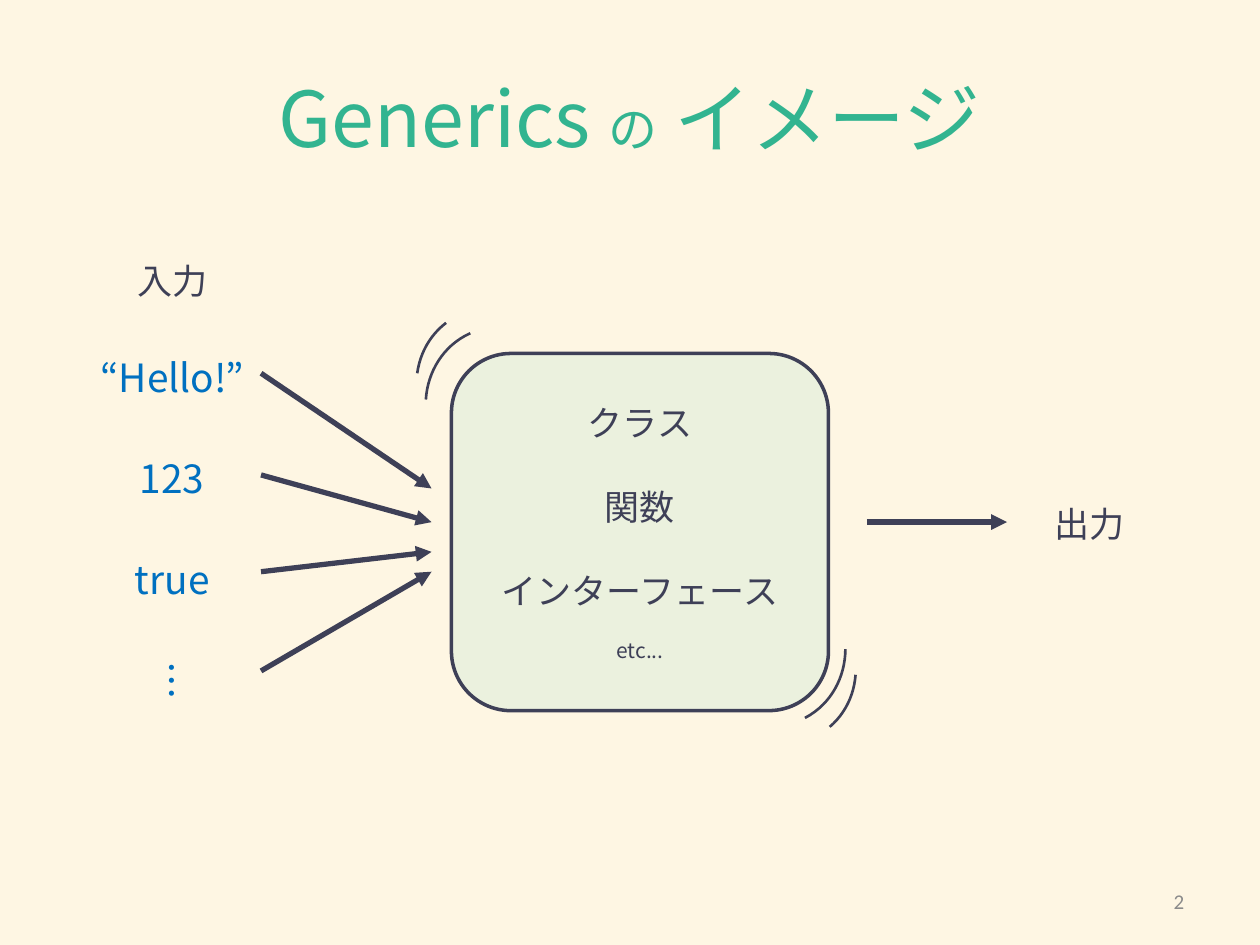
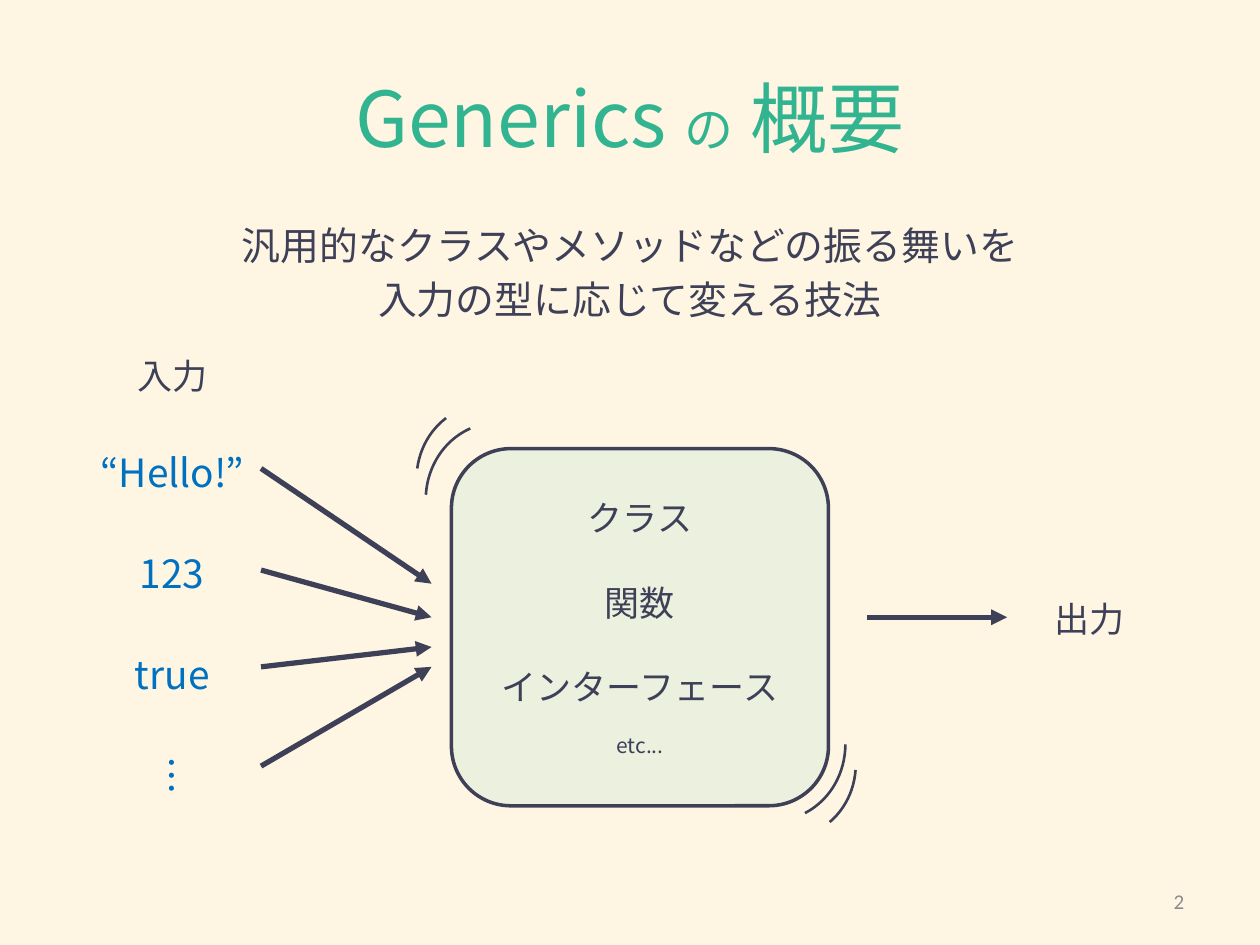
Before and after one commit to Hikari-Kubota/sandbox-todo-ts-angular, a slide deck: slide 2 of typescript/typescript_generics.pptx. Drawn at 1260x945 pixels with LibreOffice and Linux fonts; fonts in the diff are those of the drawing. Boxes give left, top, right and bottom in pixels: in the first picture for what was removed or moved away, otherwise in the second. Text is boxed around its words. In the diff, an @@ line names an element or a change of style, - is before the commit and + after.

Commit message:
Improve presentations.

```diff
--- a/typescript/typescript_generics.pptx
+++ b/typescript/typescript_generics.pptx
@@ title at (355,82,905,153): text changed @@
-Generics の イメージ
+Generics の 概要
@@ text added at (242,227,1018,317), 22.2 pt, text #3E4057 @@
+汎用的なクラスやメソッドなどの振る舞いを
+入力の型に応じて変える技法
@@ 5 arrows, 4 arc (boxed as its full ellipse)s, 3 texts, 1 rounded rectangle: place and size @@
-5 arrows, 4 arc (boxed as its full ellipse)s, 3 texts, 1 rounded rectangle at (101,264,1125,769)
+5 arrows, 4 arc (boxed as its full ellipse)s, 3 texts, 1 rounded rectangle at (101,359,1125,863)
```
Also in this commit, not shown: 1 other slide changed, 1 other file.
